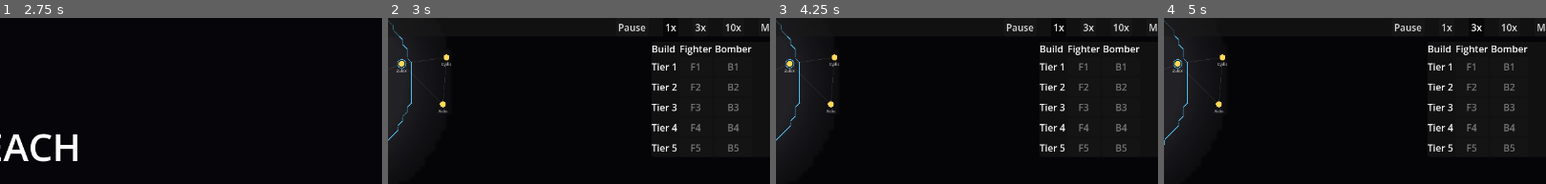
Above: before the commit, frames 1-4 (left to right).
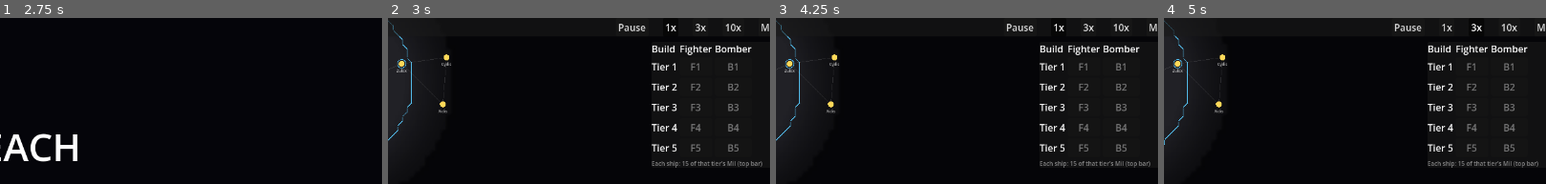
Above: after the commit, the same moments.

Repository: evyatarmitz/reach
Game: Godot game, scene res://menu/menu.tscn
Two runs of this game, one before a commit and one after it. Both use one fixed random seed, a clock stepped at 60 frames per second and the inputs below.
Inputs:
- Up to frame 1 (2.75 s): click "New Game" at 0.5 s; click "Normal" at 1.25 s; click "Normal" at 2 s
- Up to frame 2 (3 s): click "Start" at 2.75 s
- Up to frame 3 (4.25 s): click "1x" at 3.5 s
- Up to frame 4 (5 s): click "3x" at 4.25 s
The pictures show only the part of the screen within x 47-97%, y 0-50%; the shares and areas given below are measured in that part.

Frame 1 is identical in both runs. In frame 2, 0.5% of the frame differs, in the area x 69-98%, y 85-91%; in frame 3, 0.5%; in frame 4, 0.5%.

Commit message:
0.39.0 - fog-of-war MEMORY: explored systems freeze to last-seen intel
Bug: grey (explored-but-out-of-VR) systems leaked LIVE data. The map used a
frozen snapshot, but the hover symbol row and the side panel read live sim for
ANY explored system — so you saw current population, colonies founded after you
left, and ownership changes in territory you can no longer see (e.g. watching
green take a system from yellow long after your scout died).

Fix: proper last-seen memory. `_stale` snapshot expanded from {owner,colonies}
to a full per-system freeze (owner, depot, and per-planet colony existence+owner,
established flag, mine found+owner+level) captured only while the system is in
full VR. Everything that shows an explored-but-not-live system now reads that
snapshot instead of live sim:
- Map grey rendering: owner ring + colony count from the snapshot (as before,
  now planet-derived).
- Hover symbols: colonies/mines/depot from the snapshot when not live; deposits
  (static) still shown.
- Side panel: a read-only "last-seen intel" view — deposit, colony owner + kind
  (NO population), mine found — and all action buttons hidden.
What remains visible in grey is exactly: names, positions, lanes, deposits,
colonies-exist (no pop), structures found, all frozen. Borders still draw only
in live VR. save/load updated for the richer snapshot.

Also: build panel now states ships are paid in the TIER'S military resource
("Mil T1-5" in the top bar), not alloys (alloys feed tier-1 mil) — a footer note,
since the F/B buttons gave no cost hint.

116 tests pass; main.gd parse-checked; autoshot verified.

Diff:
--- a/desktop/game/main.gd
+++ b/desktop/game/main.gd
@@ -138,8 +138,20 @@
 		_explored[int(k)] = true
 	_stale = {}
 	for k in d.stale:
-		_stale[int(k)] = {"owner": int(d.stale[k].owner),
-			"colonies": int(d.stale[k].colonies)}
+		var s: Dictionary = d.stale[k]
+		var planets := {}
+		for pk in s.get("planets", {}):
+			var pi: Dictionary = s["planets"][pk]
+			planets[int(pk)] = {
+				"colony": bool(pi.get("colony", false)),
+				"colony_owner": int(pi.get("colony_owner", -1)),
+				"established": bool(pi.get("established", false)),
+				"mine": bool(pi.get("mine", false)),
+				"mine_owner": int(pi.get("mine_owner", -1)),
+				"mine_level": int(pi.get("mine_level", 0)),
+			}
+		_stale[int(k)] = {"owner": int(s.get("owner", -1)),
+			"depot": int(s.get("depot", -1)), "planets": planets}
 	_fog_seen = {}
 	for k in d.fog_seen:
 		_fog_seen[k] = true
@@ -296,11 +308,7 @@
 		if _system_vr[sys.id] >= 1:
 			_explored[sys.id] = true
 		if _system_vr[sys.id] == 2:
-			var cc := 0
-			for pid in sys.planet_ids:
-				if sim.planets[pid].colony != null:
-					cc += 1
-			_stale[sys.id] = {"owner": _system_owner[sys.id], "colonies": cc}
+			_stale[sys.id] = _snapshot_system(sys)
 
 	# Influence-shaped fog: sample a CONTINUOUS VR value on a grid and bake it into
 	# a texture (drawn with linear filtering) so the lit region reads as the smooth
@@ -423,6 +431,26 @@
 						_border_segments.append([seg[0] + off, seg[1] + off, col])
 
 
+# Freeze everything the player is allowed to REMEMBER about a system last seen in
+# full VR: system owner, depot, and per-planet colony existence/owner + mines found
+# (NO population — that's live-only). Names, positions and deposits are static, so
+# they're read live for any explored system, not stored here.
+func _snapshot_system(sys: StarSystem) -> Dictionary:
+	var planets := {}
+	for pid in sys.planet_ids:
+		var p: Planet = sim.planets[pid]
+		planets[pid] = {
+			"colony": p.colony != null,
+			"colony_owner": p.colony.empire_id if p.colony != null else -1,
+			"established": p.colony != null and p.colony.established,
+			"mine": p.has_mine(),
+			"mine_owner": p.mine_empire_id if p.has_mine() else -1,
+			"mine_level": p.mine_level if p.has_mine() else 0,
+		}
+	return {"owner": _system_owner.get(sys.id, -1),
+		"depot": sys.depot_empire_id, "planets": planets}
+
+
 # One empire's combined claim at a world point: (Σi)² / Σ(d·i) over its sources
 # within reach; 0 if none reach. A large finite stands in for "on a source" so
 # marching-squares interpolation never divides by an infinity.
@@ -640,7 +668,8 @@
 			draw_string(font, sys.map_pos + Vector2(-60.0, 26.0), sys.name,
 				HORIZONTAL_ALIGNMENT_CENTER, 120, 12, Color(1, 1, 1, 0.65))
 		else:
-			# Explored but out of VR: grey, with the STALE last-seen snapshot.
+			# Explored but out of VR: grey, showing ONLY the frozen last-seen
+			# snapshot (owner ring + colony count as of last sight — no live data).
 			draw_circle(sys.map_pos, 7.0, Color(0.45, 0.45, 0.5))
 			var snap: Dictionary = _stale.get(sys.id, {})
 			var sowner: int = snap.get("owner", -1)
@@ -648,7 +677,10 @@
 				var gc: Color = sim.empires[sowner].color
 				gc.a = 0.4
 				draw_arc(sys.map_pos, 13.0, 0.0, TAU, 32, gc, 1.5)
-			var scc: int = snap.get("colonies", 0)
+			var scc := 0
+			for pinfo in snap.get("planets", {}).values():
+				if pinfo.get("colony", false):
+					scc += 1
 			if scc > 0:
 				draw_string(font, sys.map_pos + Vector2(14.0, -12.0), str(scc),
 					HORIZONTAL_ALIGNMENT_LEFT, -1, 11, Color(0.5, 0.7, 0.55, 0.6))
@@ -698,18 +730,33 @@
 # colour), diamond = uncolonised deposit (blue water / orange minerals), a small
 # bright square overlaid = a mine; plus a square for a system supply depot.
 func _draw_system_symbols(sys: StarSystem) -> void:
+	# Live systems show current contents; explored-but-out-of-VR systems show only
+	# the frozen snapshot (colonies/mines as last seen — no colonies built after you
+	# left, no live owner changes). Deposits are static, so they're always shown.
+	var live := _sys_live(sys.id)
+	var snap: Dictionary = _stale.get(sys.id, {})
+	var snap_planets: Dictionary = snap.get("planets", {})
 	var pids: Array = sys.planet_ids
-	var n := pids.size() + (1 if sys.depot_empire_id != -1 else 0)
+	var depot_owner: int = sys.depot_empire_id if live else snap.get("depot", -1)
+	var n := pids.size() + (1 if depot_owner != -1 else 0)
 	var step := 15.0
 	var start := sys.map_pos + Vector2(-(n - 1) * step * 0.5, 30.0)
 	var i := 0
 	for pid in pids:
 		var p: Planet = sim.planets[pid]
 		var c := start + Vector2(i * step, 0)
-		if p.colony != null:
-			var oc: Color = sim.empires[p.colony.empire_id].color
-			draw_circle(c, 5.0, oc)
-			if not p.colony.established:
+		# Dynamic bits (colony, mine) come from the snapshot when not live.
+		var pinfo: Dictionary = snap_planets.get(pid, {})
+		var has_colony: bool = (p.colony != null) if live else pinfo.get("colony", false)
+		var colony_owner: int = (p.colony.empire_id if p.colony != null else -1) \
+			if live else pinfo.get("colony_owner", -1)
+		var established: bool = (p.colony != null and p.colony.established) if live \
+			else pinfo.get("established", false)
+		var has_mine: bool = p.has_mine() if live else pinfo.get("mine", false)
+		var mine_owner: int = p.mine_empire_id if live else pinfo.get("mine_owner", -1)
+		if has_colony and colony_owner != -1:
+			draw_circle(c, 5.0, sim.empires[colony_owner].color)
+			if not established:
 				draw_arc(c, 5.0, 0.0, TAU, 16, Color(1, 1, 1, 0.6), 1.0)
 		elif p.has_deposit():
 			var dc := Color(0.4, 0.85, 1.0) \
@@ -720,14 +767,14 @@
 				c + Vector2(0, 5), c + Vector2(-5, 0)]), dc)
 		else:
 			draw_circle(c, 2.5, Color(0.5, 0.5, 0.55))
-		if p.has_mine():
+		if has_mine and mine_owner != -1:
 			draw_rect(Rect2(c + Vector2(-3, -3), Vector2(6, 6)),
-				sim.empires[p.mine_empire_id].color, false, 1.5)
+				sim.empires[mine_owner].color, false, 1.5)
 		i += 1
-	if sys.depot_empire_id != -1:
+	if depot_owner != -1:
 		var dcpos := start + Vector2(i * step, 0)
 		draw_rect(Rect2(dcpos + Vector2(-4, -4), Vector2(8, 8)),
-			sim.empires[sys.depot_empire_id].color)
+			sim.empires[depot_owner].color)
 
 
 func _build_ui() -> void:
@@ -880,11 +927,14 @@
 	sp.offset_right = -12.0
 	sp.offset_top = 40.0
 	layer.add_child(sp)
+	var box := VBoxContainer.new()
+	box.add_theme_constant_override("separation", 4)
+	sp.add_child(box)
 	var grid := GridContainer.new()
 	grid.columns = 3
 	grid.add_theme_constant_override("h_separation", 4)
 	grid.add_theme_constant_override("v_separation", 3)
-	sp.add_child(grid)
+	box.add_child(grid)
 	for s in ["Build", "Fighter", "Bomber"]:
 		var h := Label.new()
 		h.text = s
@@ -905,6 +955,16 @@
 			sim.build_ship(player_empire_id, SimConstants.Role.BOMBER, t))
 		grid.add_child(bb)
 		ship_b_btns.append(bb)
+	# Clarify what ships are paid with — the tier's military resource ("Mil T1-5"
+	# in the top bar), NOT alloys. Alloys are the civilian material that feeds the
+	# tier-1 military resource.
+	var note := Label.new()
+	note.text = "Each ship: %d of that tier's Mil (top bar)" \
+		% int(SimConstants.SHIP_NAT_COST)
+	note.add_theme_font_size_override("font_size", 10)
+	note.modulate = Color(1, 1, 1, 0.5)
+	note.autowrap_mode = TextServer.AUTOWRAP_WORD_SMART
+	box.add_child(note)
 
 
 func _on_colonize() -> void:
@@ -968,14 +1028,42 @@
 		_planet_rows.append([b, pid])
 
 
-func _planet_row_text(planet: Planet) -> String:
+func _planet_row_text(planet: Planet, live: bool, pinfo: Dictionary) -> String:
 	var tag := planet.name
-	if planet.colony != null:
-		tag += "  ● %.0f%s" % [planet.colony.population,
-			"" if planet.colony.established else " (growing)"]
-	elif planet.has_deposit():
-		tag += "  ◆ %s" % ["", "water", "minerals"][planet.deposit_type]
+	if live:
+		if planet.colony != null:
+			tag += "  ● %.0f%s" % [planet.colony.population,
+				"" if planet.colony.established else " (growing)"]
+		elif planet.has_deposit():
+			tag += "  ◆ %s" % ["", "water", "minerals"][planet.deposit_type]
+	else:
+		# Frozen: colony existence only (no population), else the static deposit.
+		if pinfo.get("colony", false):
+			tag += "  ●"
+		elif planet.has_deposit():
+			tag += "  ◆ %s" % ["", "water", "minerals"][planet.deposit_type]
 	return tag
+
+
+# Read-only detail for a planet in an explored-but-out-of-sight system: static
+# deposit plus the frozen last-seen colony/mine — no population, no live changes.
+func _show_planet_frozen(planet: Planet, pinfo: Dictionary) -> void:
+	for b in [colonize_btn, mine_btn, emigrate_btn, upgrade_btn, spec_food_btn,
+			spec_alloy_btn]:
+		b.visible = false
+	var dep_name: String = ["none", "water", "minerals"][planet.deposit_type]
+	var lines := "Deposit: %s" % dep_name
+	if pinfo.get("colony", false):
+		var co: int = pinfo.get("colony_owner", -1)
+		var oname: String = sim.empires[co].name if co != -1 else "unknown"
+		var kind: String = "established city" if pinfo.get("established", false) \
+			else "young colony"
+		lines += "\nColony: %s (%s)" % [oname, kind]
+	if pinfo.get("mine", false):
+		var mo: int = pinfo.get("mine_owner", -1)
+		var mname: String = sim.empires[mo].name if mo != -1 else "unknown"
+		lines += "\nMine: %s (L%d)" % [mname, int(pinfo.get("mine_level", 1))]
+	panel_body.text = "%s\n\n— out of sight; last-seen intel —" % lines
 
 
 func _refresh_ui() -> void:
@@ -1050,8 +1138,15 @@
 	if _panel_system != sys_id:
 		_rebuild_planet_list(sys_id)
 		_panel_system = sys_id
+	# Explored-but-not-live systems are read-only: everything shown is the frozen
+	# last-seen snapshot, no controls, no live population/ownership.
+	var live := _sys_live(sys_id)
+	var snap: Dictionary = _stale.get(sys_id, {})
+	var snap_planets: Dictionary = snap.get("planets", {})
 	# System-level supply depot control (independent of the selected planet).
-	if sim.systems[sys_id].depot_empire_id == player_empire_id:
+	if not live:
+		depot_btn.visible = false
+	elif sim.systems[sys_id].depot_empire_id == player_empire_id:
 		depot_btn.visible = true
 		depot_btn.disabled = true
 		depot_btn.text = "Supply depot: built"
@@ -1066,7 +1161,7 @@
 	for row in _planet_rows:
 		var b: Button = row[0]
 		var pid: int = row[1]
-		b.text = _planet_row_text(sim.planets[pid])
+		b.text = _planet_row_text(sim.planets[pid], live, snap_planets.get(pid, {}))
 		b.modulate = Color.WHITE if pid == selected_planet_id \
 			else Color(1, 1, 1, 0.7)
 
@@ -1076,6 +1171,10 @@
 		for b in [colonize_btn, mine_btn, emigrate_btn, upgrade_btn, spec_food_btn,
 				spec_alloy_btn]:
 			b.visible = false
+		return
+
+	if not live:
+		_show_planet_frozen(planet, snap_planets.get(planet.id, {}))
 		return
 
 	var dep_name: String = ["none", "water", "minerals"][planet.deposit_type]
Not shown, changed: artifacts/notes/TODO.md
